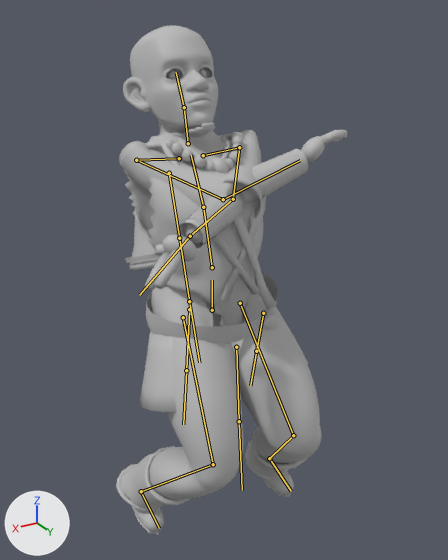
The glTF model assets/champions/stillhand.glb as it was, and as the next commit left it.
Both versions are drawn from a 50 mm lens placed at (0.81, 1.455, 1.512), pointed at (-0.052, 0.019, 0.794). Every picture has the same lights, and +X, +Y and +Z are marked at lower left. The older version comes first. Both versions are drawn at frame 9 of the action 'ability_3'; the numbers are the values there. The bones that change, and the others that lie on the model, are drawn over the model as lines.

The first picture shows 'Beads', 'Bell', 'Forearm_l', 'Forearm_r', 'Gi', 'GiHem', 'Hand_l', 'Hand_r', 'Head', 'Leg_l', 'Leg_r', 'Sash', 'Sleeve_l', 'Sleeve_r' and 2 more.
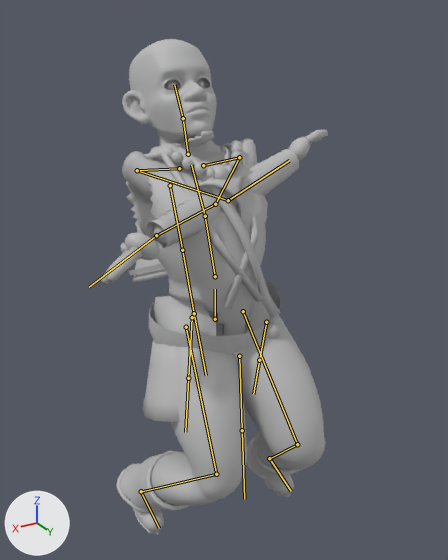
What differs and where, as boxes (x1, y1, x2, y2) in the pictures (448 x 560 px):
'Leg_r', posed: before (116, 287, 244, 511); after (116, 296, 247, 513)
'Gi', posed: before (124, 122, 277, 326); after (126, 130, 280, 336)
'Leg_l', posed (8% shorter): before (214, 284, 322, 479); after (217, 301, 325, 480)
'Head', posed: before (123, 25, 218, 136); after (122, 39, 217, 147)
'Bell', posed: before (125, 132, 259, 302); after (128, 141, 263, 309)
'Sash', posed: before (146, 272, 279, 344); after (149, 281, 282, 354)
'Sleeve_r', posed (12% shorter): before (119, 141, 238, 206); after (122, 151, 245, 208)
'Forearm_l', posed (12% wider, 6% shorter): before (177, 188, 245, 249); after (146, 193, 222, 250)
'GiHem', posed: before (140, 302, 308, 412); after (142, 311, 311, 422)
'Hand_l', posed (13% wider, 7% shorter): before (144, 235, 197, 291); after (100, 233, 160, 285)
'Forearm_r', posed: before (235, 149, 308, 204); after (247, 149, 299, 195)
'Sleeve_l', posed: before (224, 129, 262, 218); after (195, 139, 257, 216)
'Beads', posed: before (152, 132, 243, 173); after (152, 140, 242, 179)
'Hand_r', posed (14% narrower): before (300, 130, 348, 163); after (287, 129, 328, 161)
bone 'hips', root to tip: before (212, 310) to (212, 280); after (215, 319) to (215, 289)
bone 'spine', root to tip: before (212, 267) to (203, 207); after (215, 276) to (205, 216)
bone 'chest', root to tip: before (203, 207) to (191, 155); after (205, 216) to (191, 165)
bone 'upper_arm_l', root to tip: before (239, 147) to (233, 199); after (239, 157) to (215, 204)
bone 'upper_arm_r', root to tip: before (136, 160) to (223, 199); after (137, 170) to (228, 200)
bone 'thigh_l', root to tip: before (240, 303) to (293, 435); after (243, 311) to (297, 444)
bone 'shin_l', root to tip: before (293, 435) to (270, 458); after (297, 444) to (270, 458)
bone 'shin_r', root to tip: before (213, 464) to (142, 491); after (216, 474) to (142, 491)

The change in detail:
Bone 'hips' (bone_hips) moves from (0.0, -0.2, -0.04) to (0.0, -0.222, -0.056).
Bone 'spine' (bone_spine) turns from (18, 0, 0) to (21, 0, 0) degrees about its own x, y and z.
Bone 'chest' (bone_chest) turns from (6, 0, 0) to (7, 0, 0) degrees about its own x, y and z.
Bone 'upper_arm_l' (bone_upper_arm_l) turns from (20, 61, -46) to (6, 67, -67) degrees about its own x, y and z.
Bone 'upper_arm_r' (bone_upper_arm_r) turns from (18, -62, 47) to (2, -68, 69) degrees about its own x, y and z.
Bone 'thigh_l' (bone_thigh_l) turns from (33, 3, 3) to (34, 3, 3) degrees about its own x, y and z.
Bone 'shin_l' (bone_shin_l) turns from (-65, 6, 12) to (-69, 6, 12) degrees about its own x, y and z.
Bone 'shin_r' (bone_shin_r) turns from (-64, -5, -10) to (-68, -5, -10) degrees about its own x, y and z.
